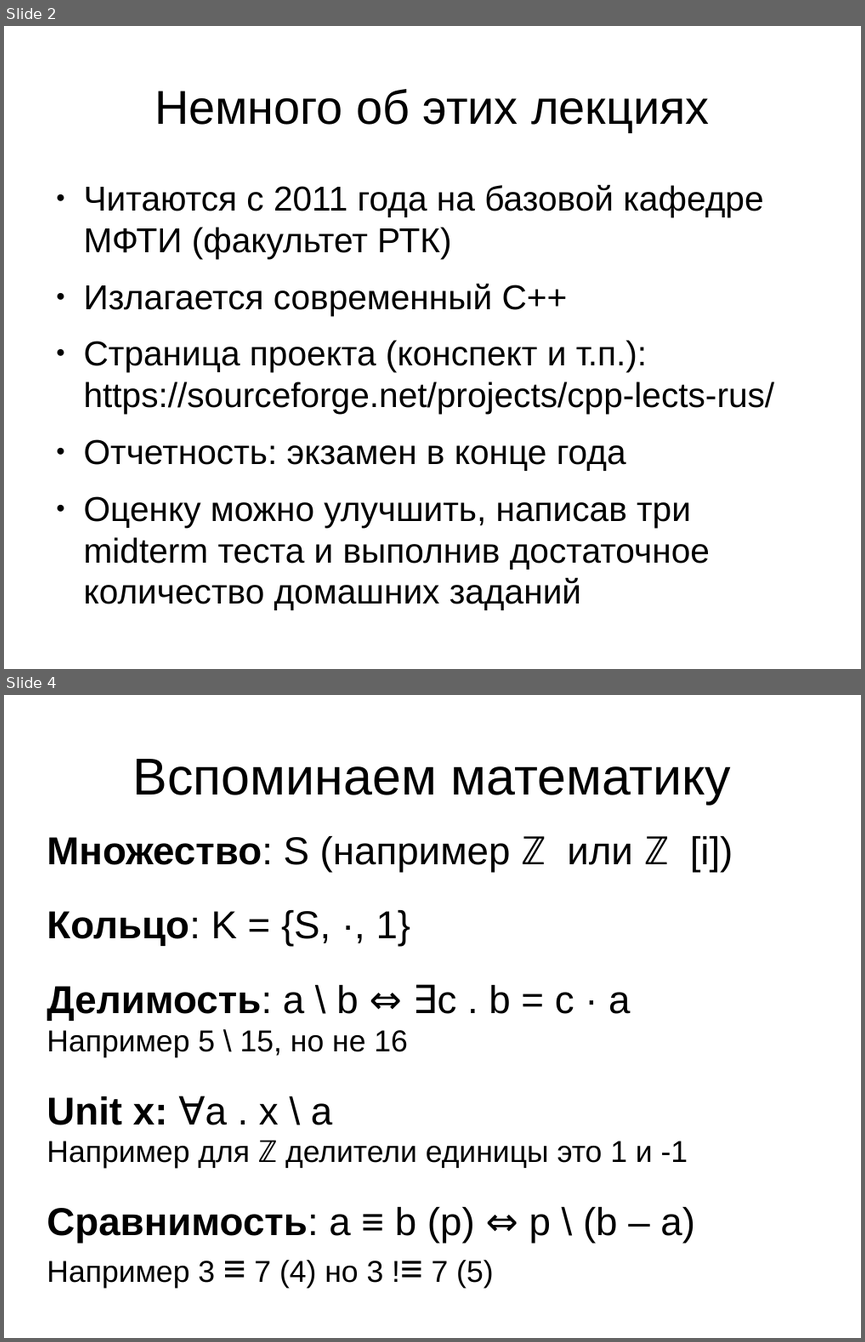
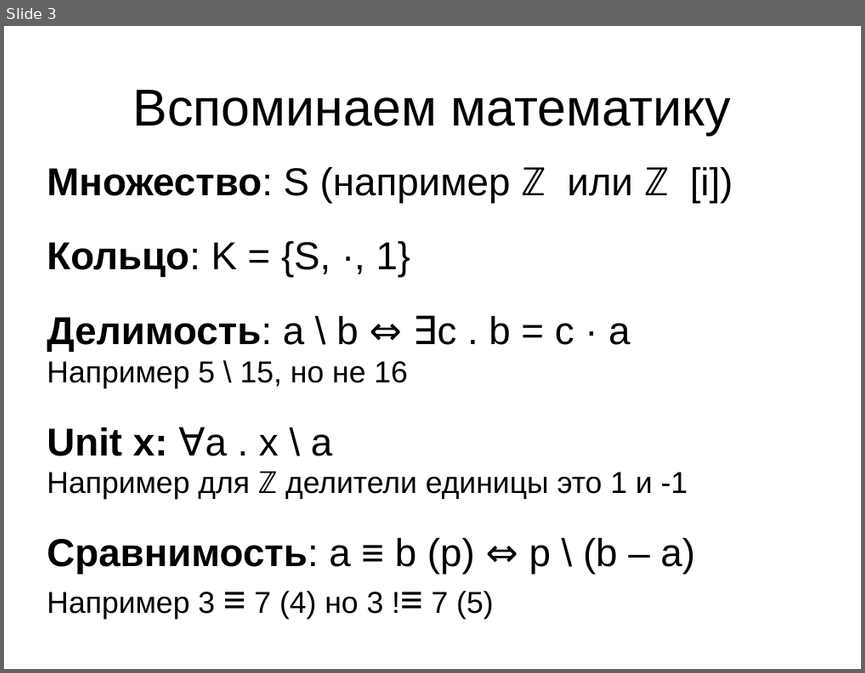
Before and after one commit to MIPT-ILab/cpp-lects-rus, a slide deck: slides/lec1-1-primes.odp. Shown one above the other, each under a label of ours: slides 2 and 4 before the commit, slide 3 after it; the slides between them are not shown. The pictures are 865x1342 and 865x673 pixels, drawn with LibreOffice and Linux fonts; fonts in the diff are those of the drawing. Boxes give left, top, right and bottom in pixels: in the first picture for what was removed or moved away, otherwise in the second. Text is boxed around its words. In the diff, an @@ line names an element or a change of style, - is before the commit and + after.

```diff
--- a/slides/lec1-1-primes.odp
+++ b/slides/lec1-1-primes.odp
@@ slide 2 removed at [4,26,861,669], background #FFFFFF @@
@@ title removed at [154,89,709,132] @@
-Немного об этих лекциях
@@ text removed at [84,184,775,610] @@
-● Читаются с 2011 года на базовой кафедре МФТИ (факультет РТК)
-● Излагается современный C++
-● Страница проекта (конспект и т.п.):
-  https://sourceforge.net/projects/cpp-lects-rus/
-● Отчетность: экзамен в конце года
-● Оценку можно улучшить, написав три midterm теста и выполнив достаточное количество домашних заданий
@@ what was slide 4 is now slide 3 @@
```
Also in this commit, not shown: 2 slides changed.
